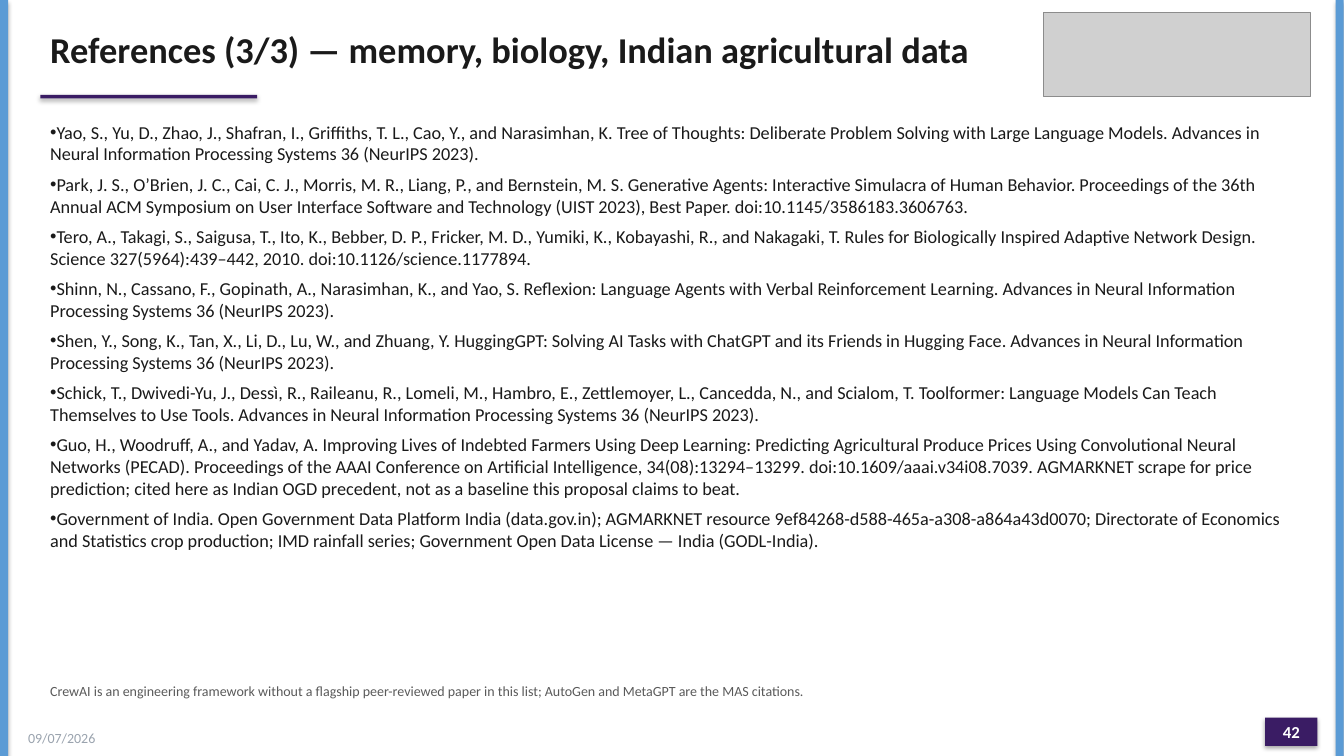
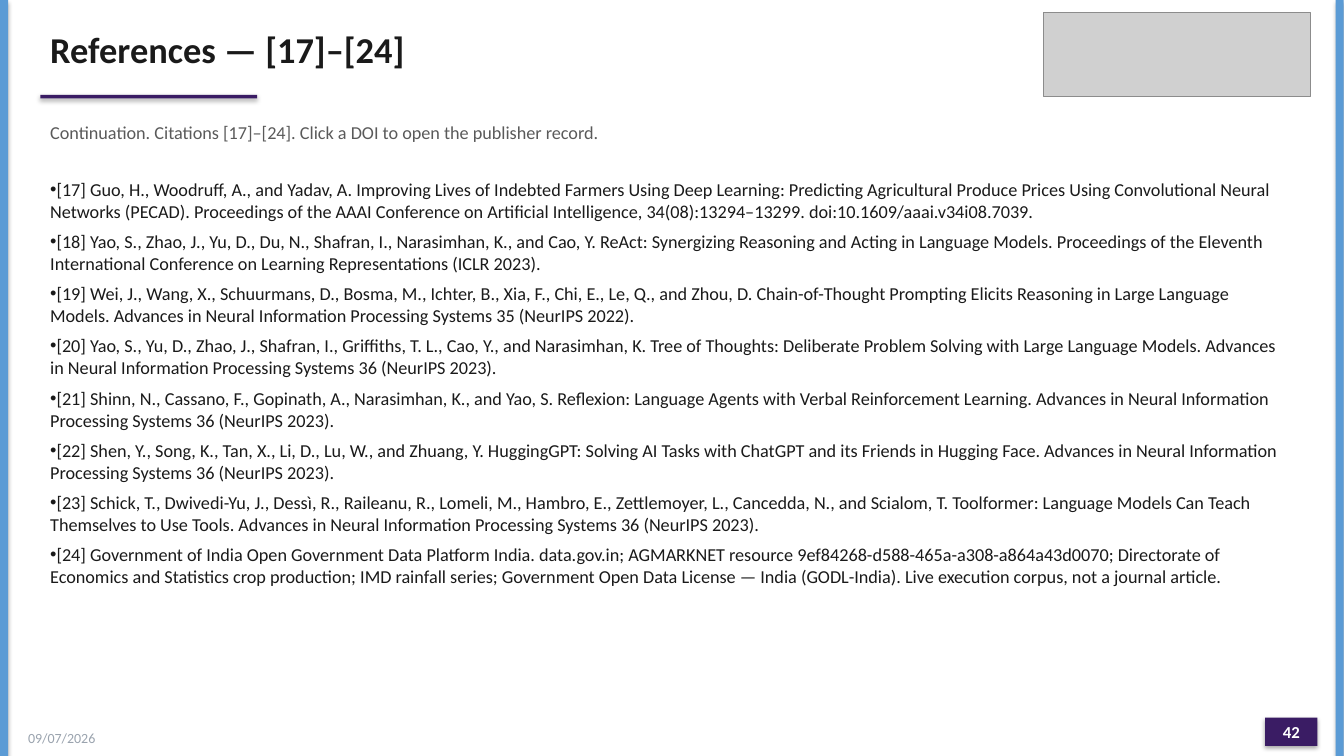
Before and after one commit to joyjeni/phd-agentic-ai-master, a slide deck: slide 42 of ACRS_PhD_Proposal_JenishaT_24ETRP720001.pptx. Drawn at 1344x756 pixels with LibreOffice and Linux fonts; fonts in the diff are those of the drawing; grey boxes stand for pictures. Boxes give left, top, right and bottom in pixels: in the first picture for what was removed or moved away, otherwise in the second. Text is boxed around its words. In the diff, an @@ line names an element or a change of style, - is before the commit and + after.

Commit message:
Number the bibliography, add References to Contents, and link DOIs.
Evidence n is citation [n]. Each Crossref DOI opens https://doi.org/….

```diff
--- a/ACRS_PhD_Proposal_JenishaT_24ETRP720001.pptx
+++ b/ACRS_PhD_Proposal_JenishaT_24ETRP720001.pptx
@@ text at box(50, 36, 404, 69): text changed @@
-References (3/3) — memory, biology, Indian agricultural data
+References — [17]–[24]
@@ text removed at box(50, 126, 1279, 550) @@
-• Yao, S., Yu, D., Zhao, J., Shafran, I., Griffiths, T. L., Cao, Y., and Narasimhan, K. Tree of Thoughts: Deliberate Problem Solving with Large Language Models. Advances in Neural Information Processing Systems 36 (NeurIPS 2023).
-• Park, J. S., O’Brien, J. C., Cai, C. J., Morris, M. R., Liang, P., and Bernstein, M. S. Generative Agents: Interactive Simulacra of Human Behavior. Proceedings of the 36th Annual ACM Symposium on User Interface Software and Technology (UIST 2023), Best Paper. doi:10.1145/3586183.3606763.
-• Tero, A., Takagi, S., Saigusa, T., Ito, K., Bebber, D. P., Fricker, M. D., Yumiki, K., Kobayashi, R., and Nakagaki, T. Rules for Biologically Inspired Adaptive Network Design. Science 327(5964):439–442, 2010. doi:10.1126/science.1177894.
-• Shinn, N., Cassano, F., Gopinath, A., Narasimhan, K., and Yao, S. Reflexion: Language Agents with Verbal Reinforcement Learning. Advances in Neural Information Processing Systems 36 (NeurIPS 2023).
-• Shen, Y., Song, K., Tan, X., Li, D., Lu, W., and Zhuang, Y. HuggingGPT: Solving AI Tasks with ChatGPT and its Friends in Hugging Face. Advances in Neural Information Processing Systems 36 (NeurIPS 2023).
-• Schick, T., Dwivedi-Yu, J., Dessì, R., Raileanu, R., Lomeli, M., Hambro, E., Zettlemoyer, L., Cancedda, N., and Scialom, T. Toolformer: Language Models Can Teach Themselves to Use Tools. Advances in Neural Information Processing Systems 36 (NeurIPS 2023).
-• Guo, H., Woodruff, A., and Yadav, A. Improving Lives of Indebted Farmers Using Deep Learning: Predicting Agricultural Produce Prices Using Convolutional Neural Networks (PECAD). Proceedings of the AAAI Conference on Artificial Intelligence, 34(08):13294–13299. doi:10.1609/aaai.v34i08.7039. AGMARKNET scrape for price prediction; cited here as Indian OGD precedent, not as a baseline this proposal claims to beat.
-• Government of India. Open Government Data Platform India (data.gov.in); AGMARKNET resource 9ef84268-d588-465a-a308-a864a43d0070; Directorate of Economics and Statistics crop production; IMD rainfall series; Government Open Data License — India (GODL-India).
@@ text added at box(50, 126, 598, 142), 13 pt, text #5A5A5A @@
+Continuation. Citations [17]–[24]. Click a DOI to open the publisher record.
@@ text added at box(50, 183, 1276, 586), 13 pt, text #1A1A1A @@
+• [17] Guo, H., Woodruff, A., and Yadav, A. Improving Lives of Indebted Farmers Using Deep Learning: Predicting Agricultural Produce Prices Using Convolutional Neural Networks (PECAD). Proceedings of the AAAI Conference on Artificial Intelligence, 34(08):13294–13299. doi:10.1609/aaai.v34i08.7039.
+• [18] Yao, S., Zhao, J., Yu, D., Du, N., Shafran, I., Narasimhan, K., and Cao, Y. ReAct: Synergizing Reasoning and Acting in Language Models. Proceedings of the Eleventh International Conference on Learning Representations (ICLR 2023).
+• [19] Wei, J., Wang, X., Schuurmans, D., Bosma, M., Ichter, B., Xia, F., Chi, E., Le, Q., and Zhou, D. Chain-of-Thought Prompting Elicits Reasoning in Large Language Models. Advances in Neural Information Processing Systems 35 (NeurIPS 2022).
+• [20] Yao, S., Yu, D., Zhao, J., Shafran, I., Griffiths, T. L., Cao, Y., and Narasimhan, K. Tree of Thoughts: Deliberate Problem Solving with Large Language Models. Advances in Neural Information Processing Systems 36 (NeurIPS 2023).
+• [21] Shinn, N., Cassano, F., Gopinath, A., Narasimhan, K., and Yao, S. Reflexion: Language Agents with Verbal Reinforcement Learning. Advances in Neural Information Processing Systems 36 (NeurIPS 2023).
+• [22] Shen, Y., Song, K., Tan, X., Li, D., Lu, W., and Zhuang, Y. HuggingGPT: Solving AI Tasks with ChatGPT and its Friends in Hugging Face. Advances in Neural Information Processing Systems 36 (NeurIPS 2023).
+• [23] Schick, T., Dwivedi-Yu, J., Dessì, R., Raileanu, R., Lomeli, M., Hambro, E., Zettlemoyer, L., Cancedda, N., and Scialom, T. Toolformer: Language Models Can Teach Themselves to Use Tools. Advances in Neural Information Processing Systems 36 (NeurIPS 2023).
+• [24] Government of India Open Government Data Platform India. data.gov.in; AGMARKNET resource 9ef84268-d588-465a-a308-a864a43d0070; Directorate of Economics and Statistics crop production; IMD rainfall series; Government Open Data License — India (GODL-India). Live execution corpus, not a journal article.
@@ text removed at box(50, 686, 804, 699) @@
-CrewAI is an engineering framework without a flagship peer-reviewed paper in this list; AutoGen and MetaGPT are the MAS citations.
```
Also in this commit, not shown: 4 other slides changed, 53 other files.
